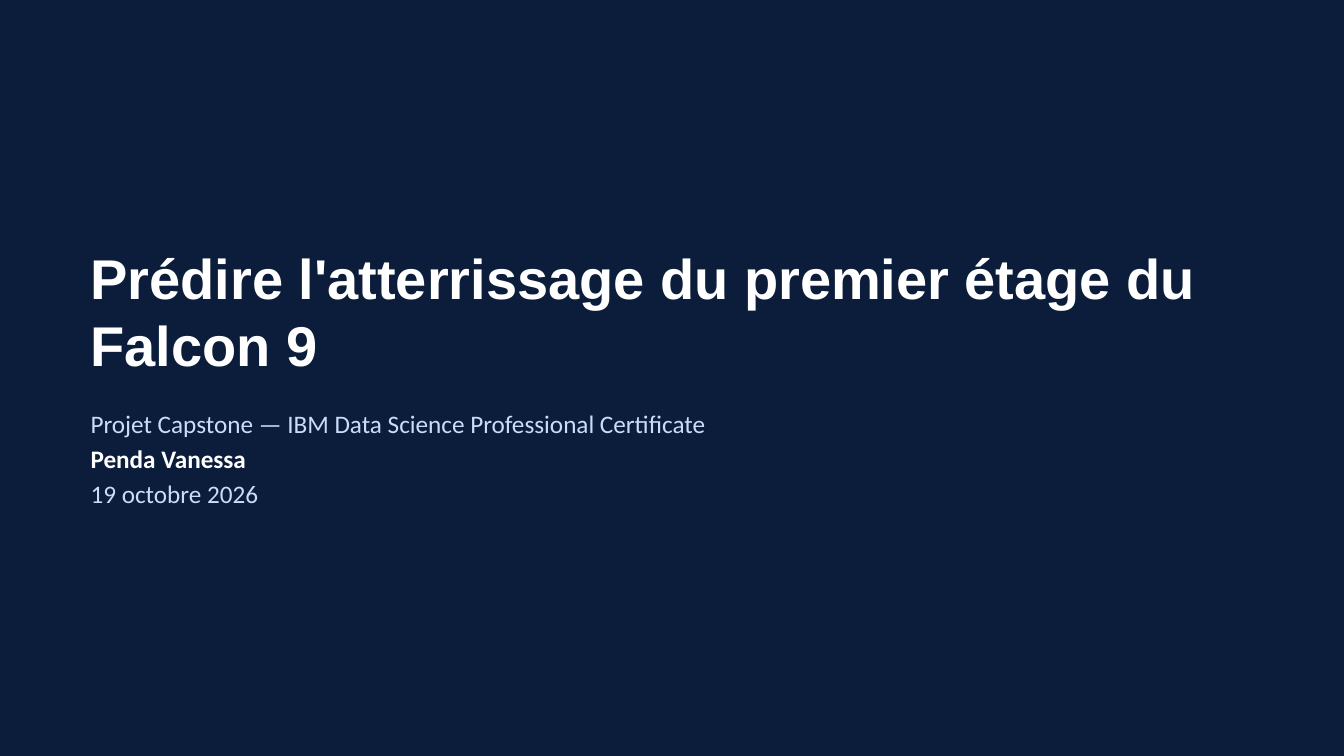
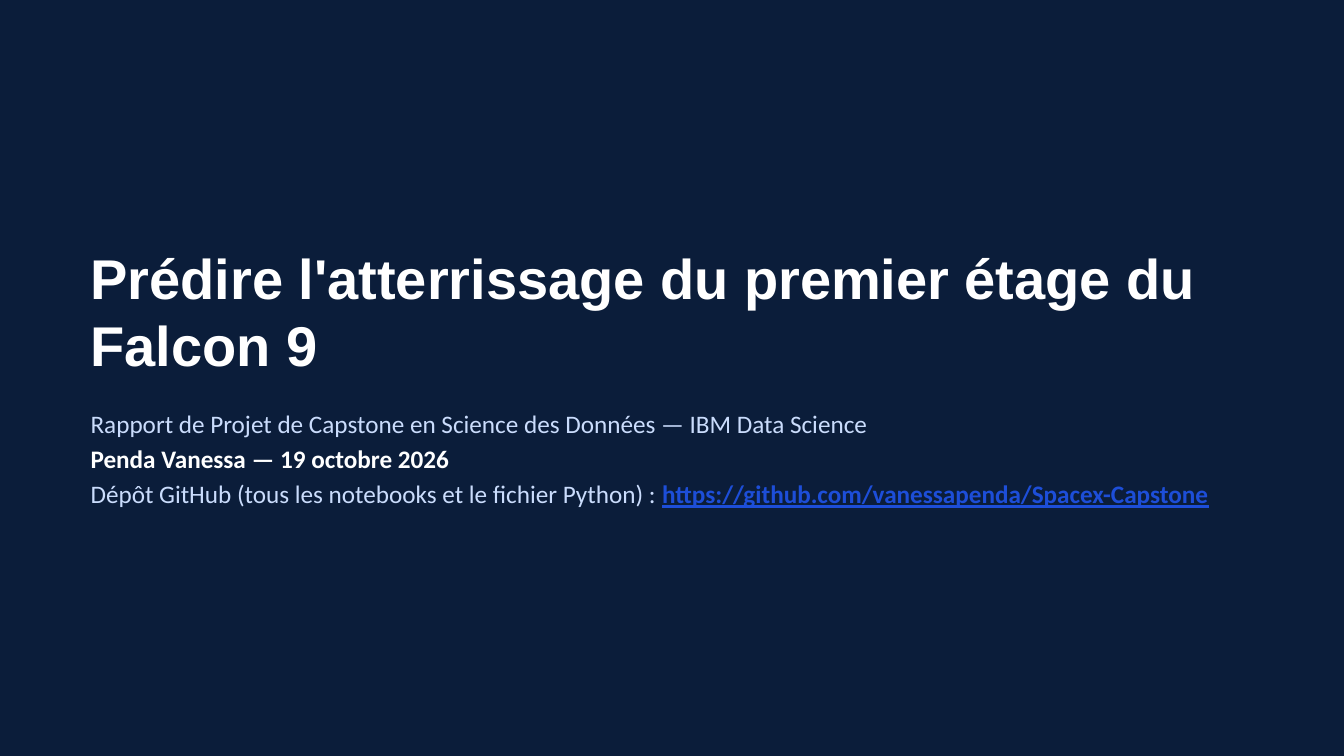
Before and after one commit to vanessapenda/Spacex-Capstone, a slide deck: slide 1 of Rapport_Capstone_SpaceX.pptx. Drawn at 1344x756 pixels with LibreOffice and Linux fonts; fonts in the diff are those of the drawing. Boxes give left, top, right and bottom in pixels: in the first picture for what was removed or moved away, otherwise in the second. Text is boxed around its words. In the diff, an @@ line names an element or a change of style, - is before the commit and + after.

```diff
--- a/Rapport_Capstone_SpaceX.pptx
+++ b/Rapport_Capstone_SpaceX.pptx
@@ text at [91,415,1208,508]: text changed @@
-Projet Capstone — IBM Data Science Professional Certificate
-Penda Vanessa
-19 octobre 2026
+Rapport de Projet de Capstone en Science des Données — IBM Data Science
+Penda Vanessa — 19 octobre 2026
+Dépôt GitHub (tous les notebooks et le fichier Python) : https://github.com/vanessapenda/Spacex-Capstone
```
Also in this commit, not shown: 13 other slides changed, 10 slides added, 33 slides removed, 1 other file.
